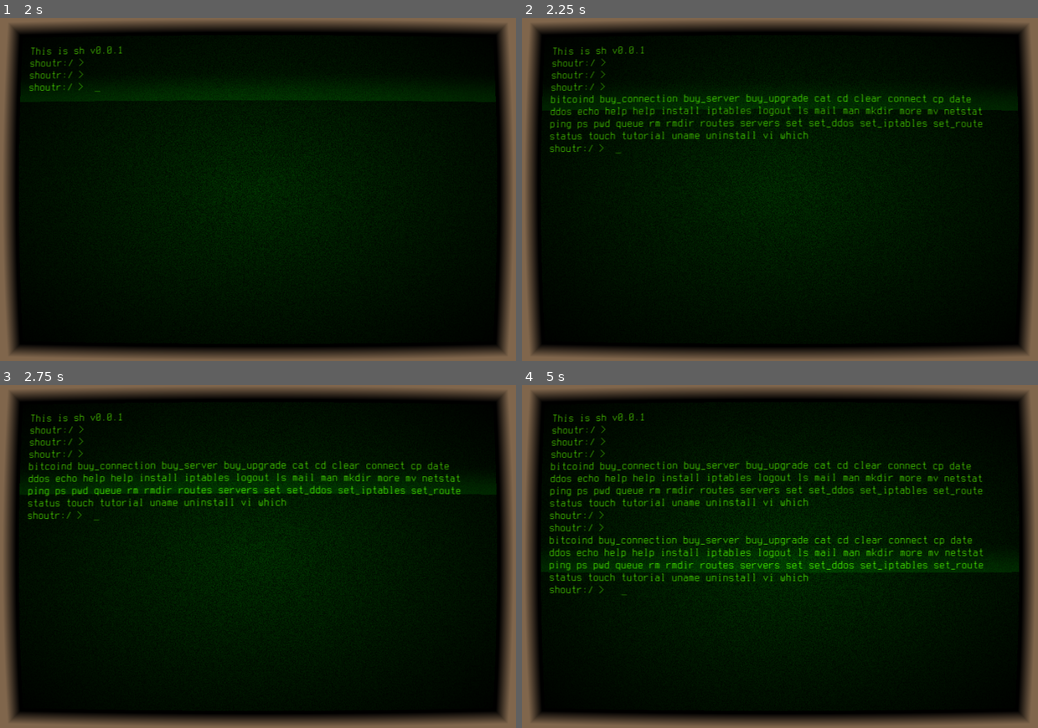
Above: before the commit, frames 1-4 (two rows, left to right).
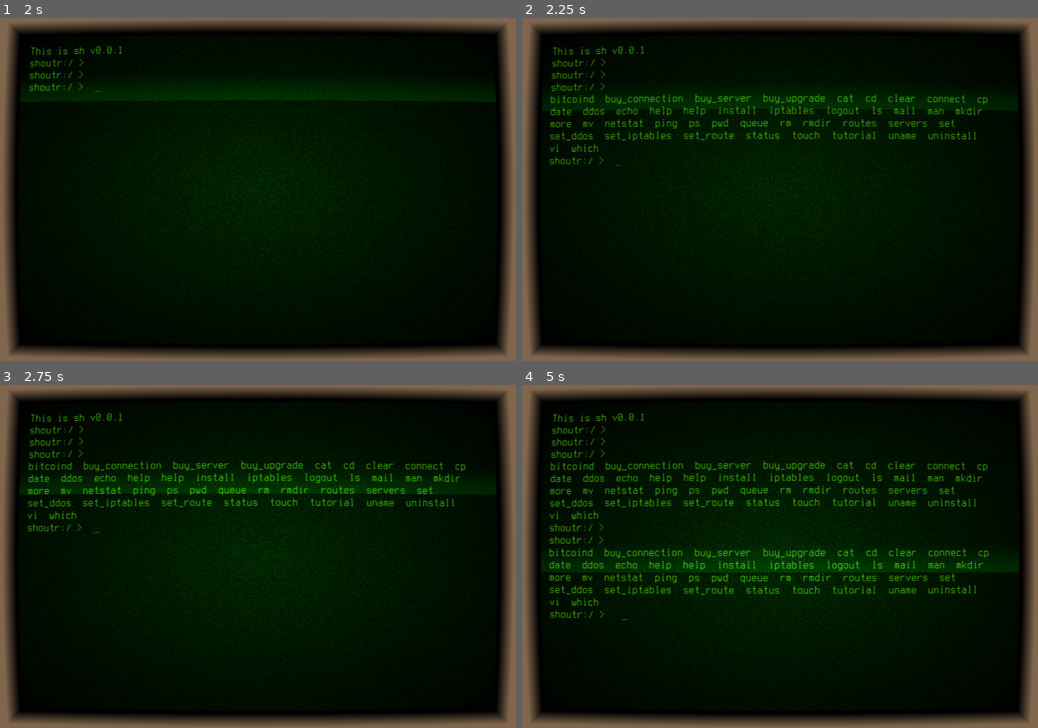
Above: after the commit, the same moments.

Repository: SmBe19/LD46
Game: Godot game, scene res://scn/root.tscn
Same seed, same stepped clock (60 frames per second), same inputs: the game is played once before the commit and once after it.
Inputs:
- Up to frame 1 (2 s): tap Enter at 0.5, 1.35 s; hold Right 0.53-1.28 s; tap Backspace at 0.6 s; tap Space at 0.77, 1.52 s; hold Down from 1.28 s (still down)
- Up to frame 2 (2.25 s): release Down at 2.03 s; hold Right from 2.03 s (still down); tap Tab at 2.1 s
- Up to frame 3 (2.75 s): keep holding Right
- Up to frame 4 (5 s): release Right at 2.78 s; hold Up 2.78-3.53 s; tap Backspace at 2.85 s; tap Space at 3.02, 3.77, 4.52 s; hold Left from 3.53 s (still down); tap Enter at 3.6 s; tap Tab at 4.35 s

Frame 1 is identical in both runs. In frame 2, 2.8% of the frame differs, in the area x 5-91%, y 22-44%; in frame 3, 2.9%; in frame 4, 6.4%, in the area x 5-91%, y 22-69%.
Error in both runs: Invalid get index '0' (on base: 'Nil'). (res://src/cmd/sh.gd:63)

Commit message:
more space

Diff:
--- a/src/terminal.gd
+++ b/src/terminal.gd
@@ -101,9 +101,9 @@
 	var res = ""
 	var current_line = ""
 	while input:
-		while input and len(current_line) + len(input[0]) + 1 < WIDTH:
+		while input and len(current_line) + len(input[0]) + 2 < WIDTH:
 			if current_line:
-				current_line += " "
+				current_line += "  "
 			current_line += input[0]
 			input.pop_front()
 		if res:
